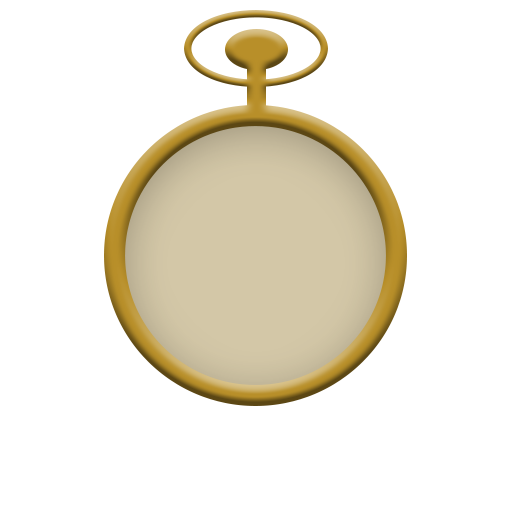
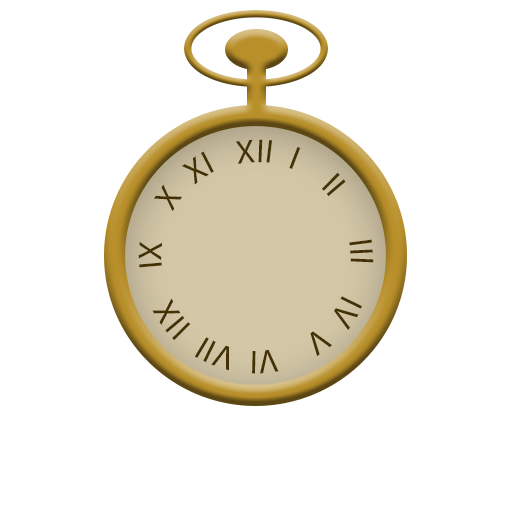
The second 512×512 image is a revision of the first. Changes to its layers:
added layer "XII I II III IV V VI VII IIX IX X XI" above "Ellipse 4" over [138, 139, 374, 374]
